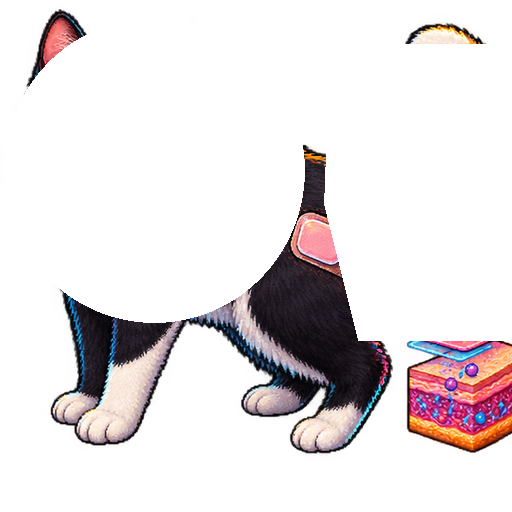
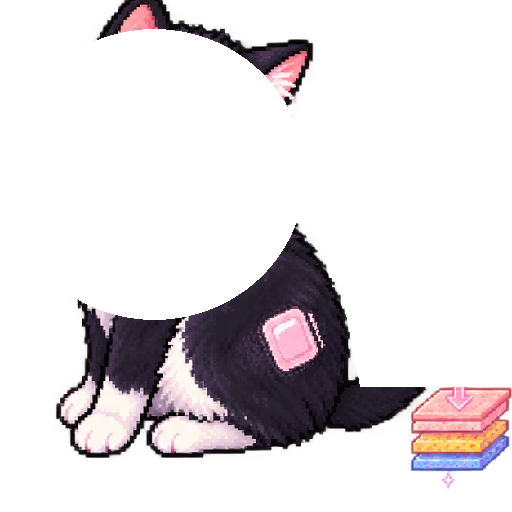
Revision of a layered 512x512 image; what changed, layer by layer:
painted on "head" over [16, 22, 305, 323]
painted on "tail" over [324, 151, 512, 387]
